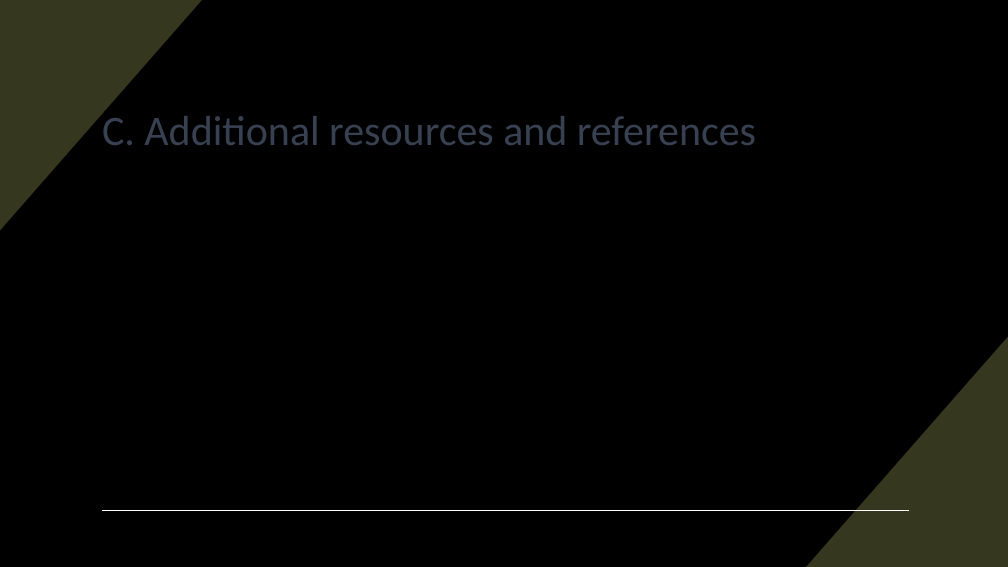
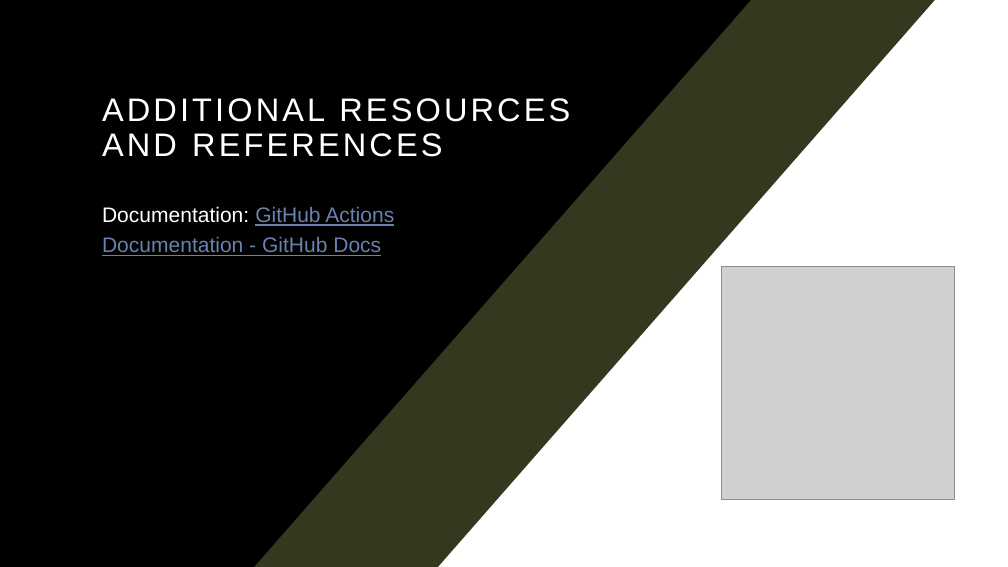
Before and after one commit to pulcher/github-actions-getting-started, a slide deck: slide 22 of getting-started-with-github-actions.pptx (slide 25 before the commit). Drawn at 1008x567 pixels with LibreOffice and Linux fonts; fonts in the diff are those of the drawing; grey boxes stand for pictures. Boxes give left, top, right and bottom in pixels: in the first picture for what was removed or moved away, otherwise in the second. Text is boxed around its words. In the diff, an @@ line names an element or a change of style, - is before the commit and + after.

```diff
--- a/getting-started-with-github-actions.pptx
+++ b/getting-started-with-github-actions.pptx
@@ rectangle added at [0, 0, 1008, 567], fill #000000 @@
@@ freeform shape added at [254, 0, 935, 567], fill #36371F @@
@@ freeform shape added at [439, 0, 1008, 567], fill #FFFFFF @@
@@ title at [102, 98, 570, 157]: text changed; size 40 to 31 pt; font Calibri to Arial; text colour #374151 to #FFFFFF @@
-C. Additional resources and references
+ADDITIONAL RESOURCES AND REFERENCES
@@ text added at [102, 206, 394, 256], 20 pt, text #6982AE, underline @@
+Documentation: GitHub Actions Documentation - GitHub Docs
@@ picture added at [722, 267, 955, 499] @@
@@ line removed from (102, 510) to (909, 510) @@
```
Also in this commit, not shown: 3 other slides changed, 1 slide added, 4 slides removed.
